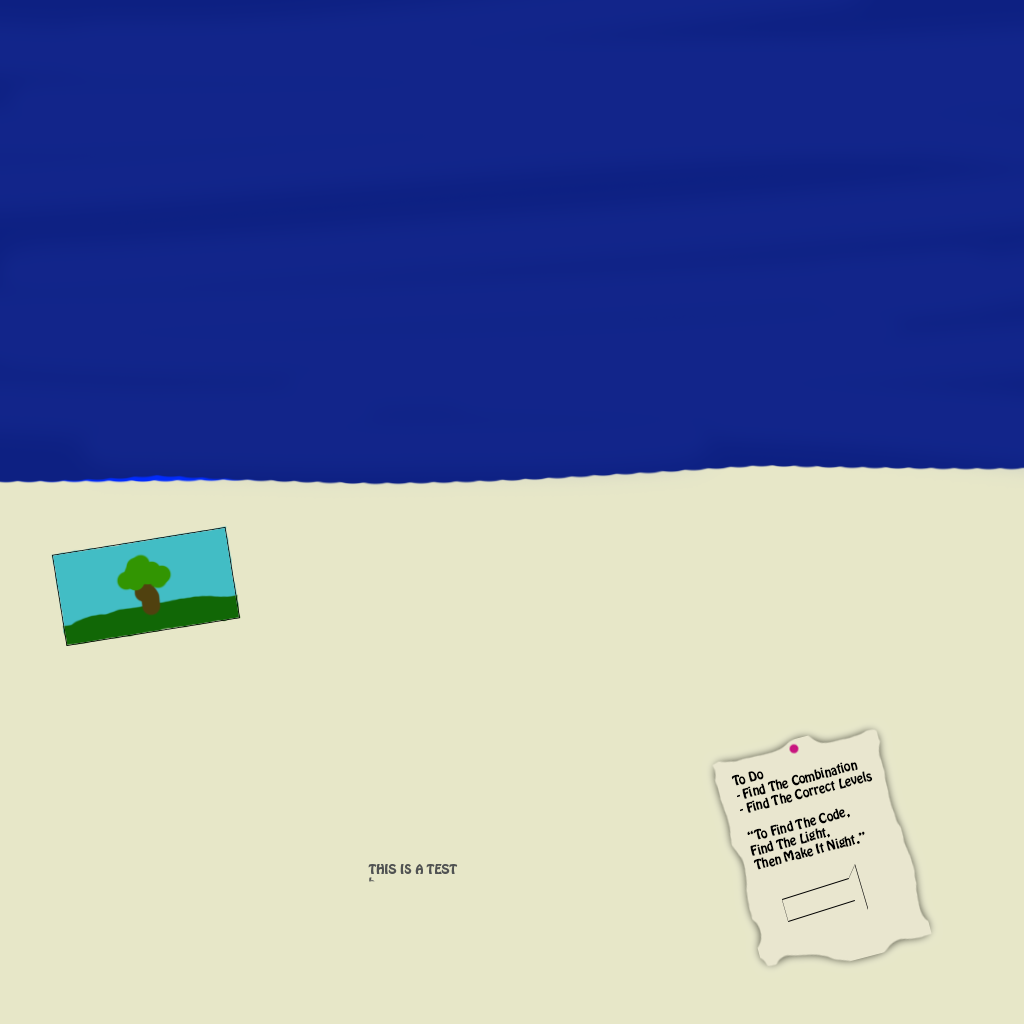
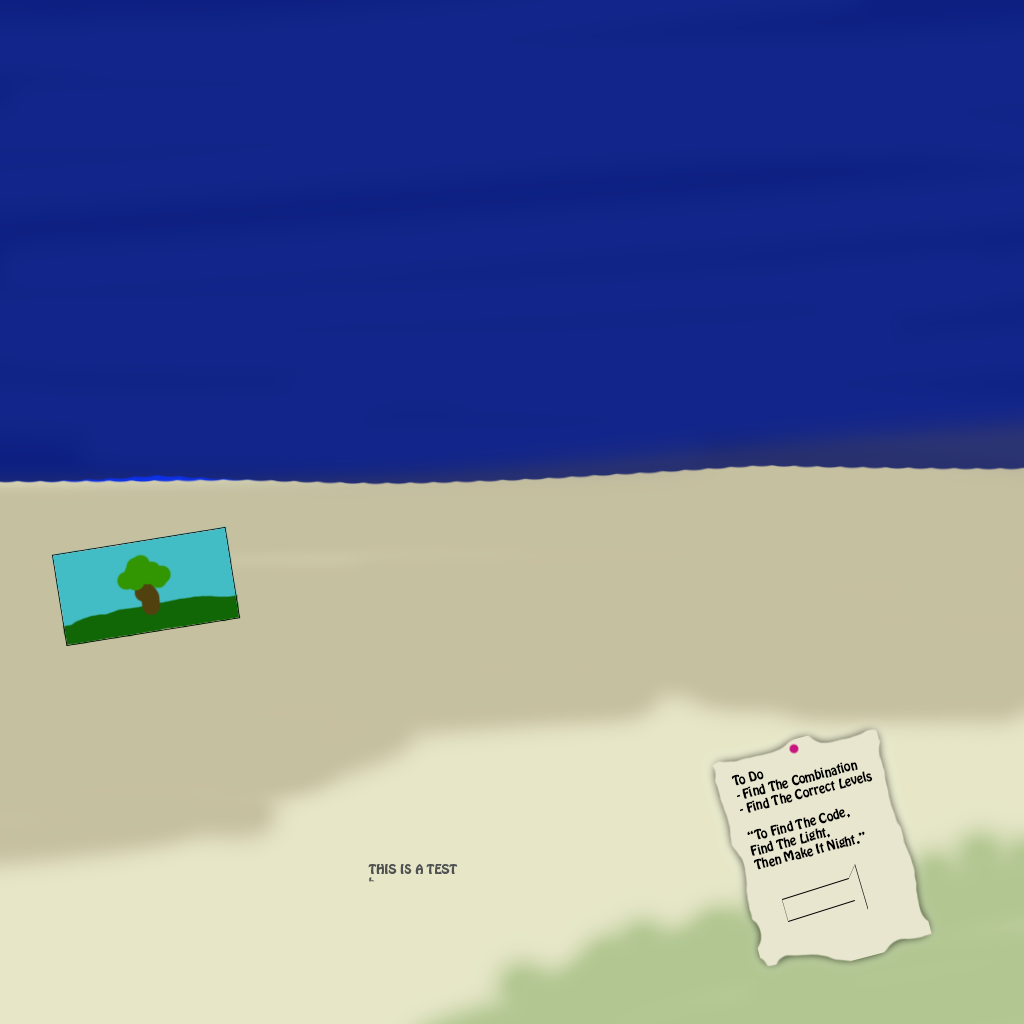
Before/after of a (1024, 1024) layered artwork. What changed in the layer stack:
added layer "Layer 6" (28%) above "Layer 5" over (0, 408, 1024, 1024)
